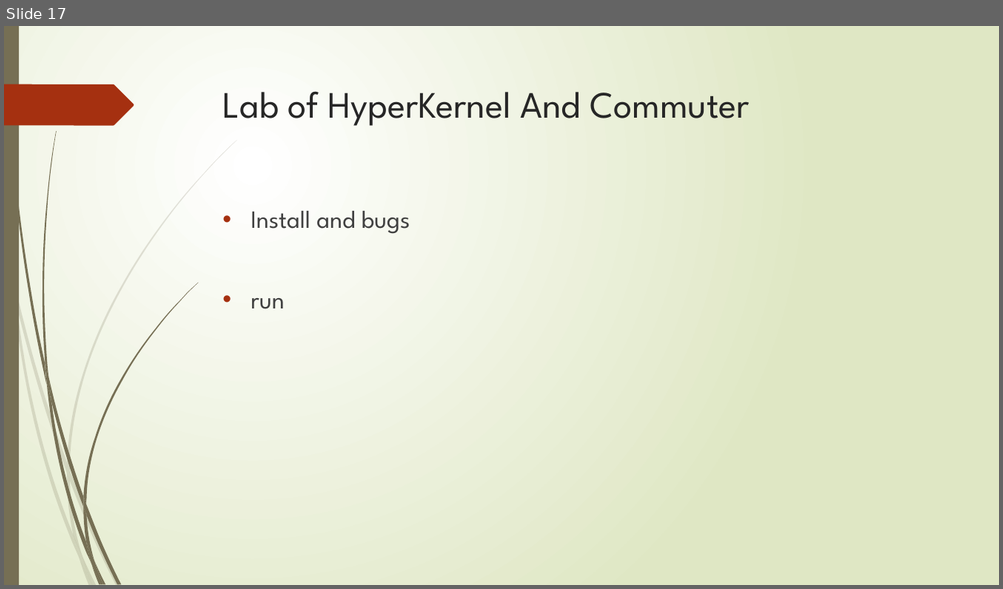
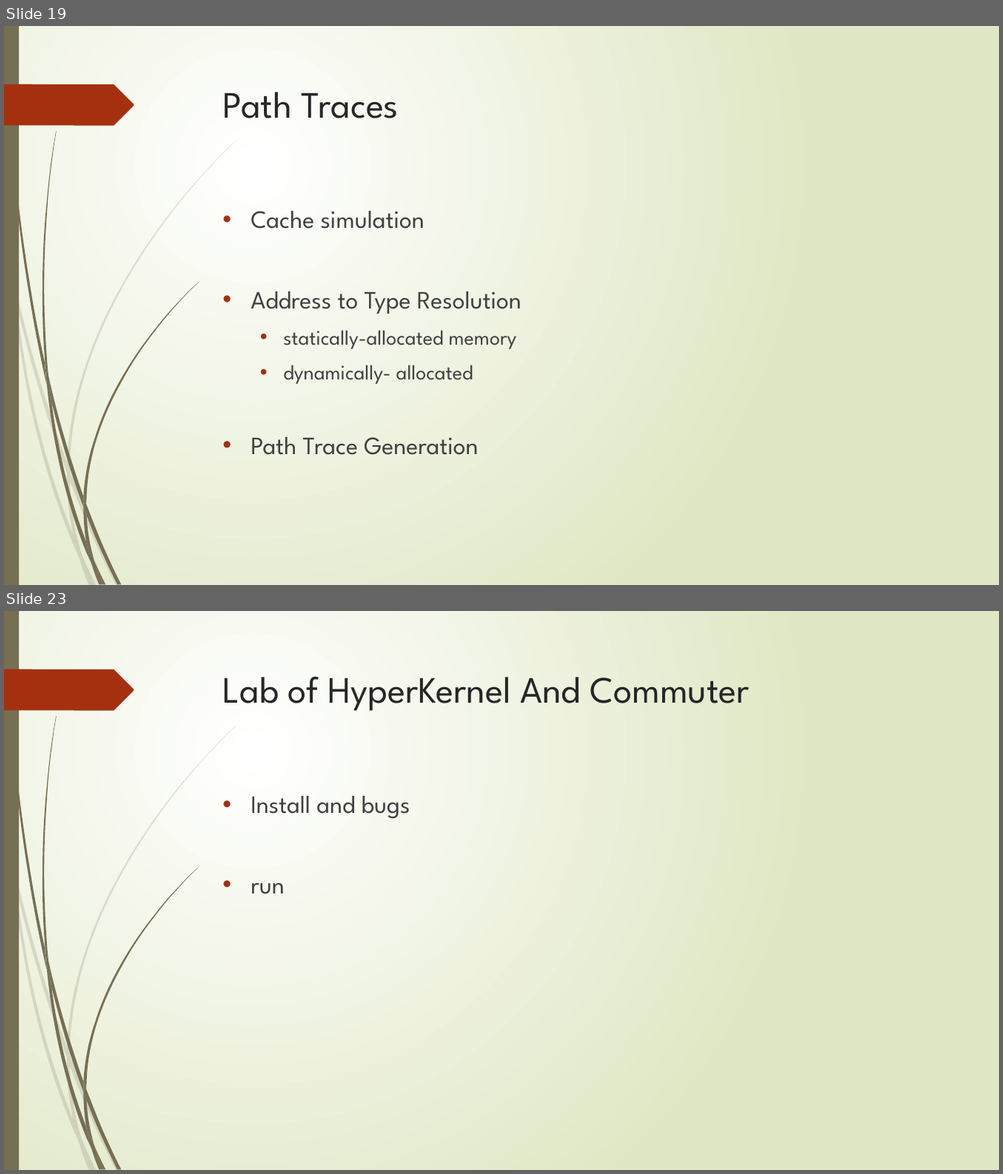
Before and after one commit to GLjun/OS_gaowei, a slide deck: 高伟.pptx. Shown one above the other, each under a label of ours: slide 17 before the commit, slides 19 and 23 after it; the slides between them are not shown. The pictures are 1003x589 and 1003x1174 pixels, drawn with LibreOffice and Linux fonts; fonts in the diff are those of the drawing. Boxes give left, top, right and bottom in pixels: in the first picture for what was removed or moved away, otherwise in the second. Text is boxed around its words. In the diff, an @@ line names an element or a change of style, - is before the commit and + after.

```diff
--- a/高伟.pptx
+++ b/高伟.pptx
@@ slide 19 added at [4, 26, 999, 585], background gradient #FFFFFF to #DFE8C4; not listed: 24 template elements that a slide beside it also shows @@
@@ title added at [223, 92, 399, 118], 36 pt, text #262626 @@
+Path Traces
@@ text added at [250, 211, 521, 455], 24 pt, text #404040 @@
+• Cache simulation
+• Address to Type Resolution
+  • statically-allocated memory
+  • dynamically- allocated
+• Path Trace Generation
@@ what was slide 17 is now slide 23 @@
```
Also in this commit, not shown: 15 slides changed, 9 other slides added, 3 slides removed.
